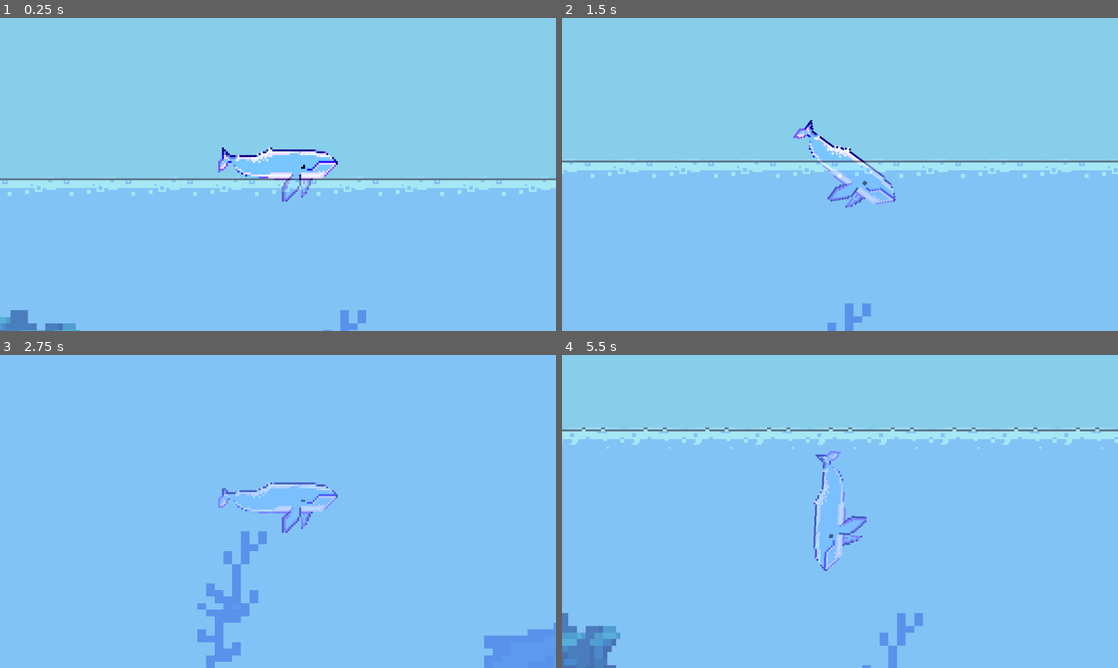
Above: before the commit, frames 1-4 (two rows, left to right).
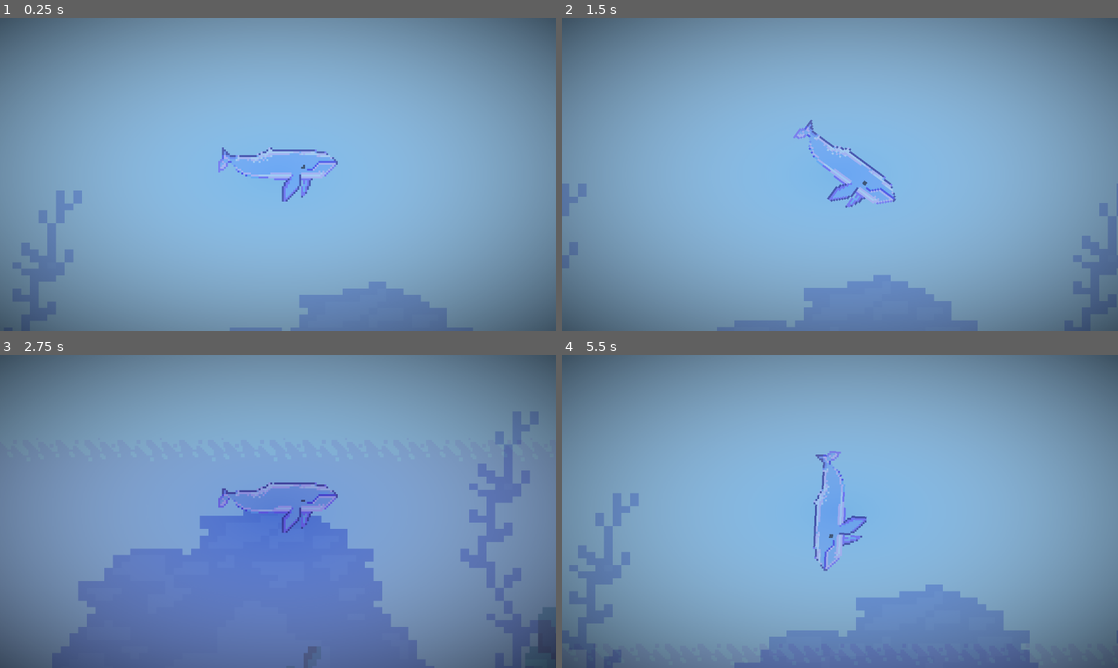
Above: after the commit, the same moments.

Repository: milana-94888u/revenge-of-the-deep
Game: Godot game, scene res://src/world/world.tscn
Same seed, same stepped clock (60 frames per second), same inputs: the game is played once before the commit and once after it.
Inputs:
- Up to frame 1 (0.25 s): no input
- Up to frame 2 (1.5 s): hold Right (ui_right) 0.53-1.28 s; hold Down (ui_down) from 1.28 s (still down)
- Up to frame 3 (2.75 s): release Down (ui_down) at 2.03 s; hold Right (ui_right) from 2.03 s (still down)
- Up to frame 4 (5.5 s): release Right (ui_right) at 2.78 s; hold Up (ui_up) 2.78-3.53 s; hold Left (ui_left) 3.53-5.03 s; hold Down (ui_down) from 5.03 s (still down)

The runs differ from the first frame. In frame 1, 84% of the frame differs, in the area x 0-100%, y 0-100%; in frame 2, 84%; in frame 3, 100%; in frame 4, 87%.

Commit message:
visual effects darkening

Diff:
--- a/project.godot
+++ b/project.godot
@@ -17,7 +17,6 @@
 
 [display]
 
-window/size/mode=3
 window/stretch/mode="viewport"
 
 [rendering]
--- a/src/whale/whale.gd
+++ b/src/whale/whale.gd
@@ -40,6 +40,7 @@
 
 
 func _physics_process(delta: float) -> void:
+	InputEventAction.new()
 	if input_direction:
 		accelerate(input_direction.normalized(), delta * physics_frames)
 	else:
--- /dev/null
+++ b/src/world/world.gd
@@ -0,0 +1,6 @@
+extends Node2D
+
+
+func _process(delta: float) -> void:
+	var depth := clampf($Whale.position.y, 0.0, 928.0) / 928.0
+	$DirectionalLight2D.energy = (1 - depth) * 2.0
--- a/src/world/world.tscn
+++ b/src/world/world.tscn
@@ -1,5 +1,6 @@
-[gd_scene load_steps=10 format=3 uid="uid://dg0dmwxqqnjh2"]
+[gd_scene load_steps=13 format=3 uid="uid://dg0dmwxqqnjh2"]
 
+[ext_resource type="Script" path="res://src/world/world.gd" id="1_aautu"]
 [ext_resource type="Texture2D" uid="uid://bngvqwqh6gaq" path="res://assets/tiles/water.png" id="1_b6be4"]
 [ext_resource type="Texture2D" uid="uid://dfjplg1h0bgys" path="res://assets/background/layers/far.png" id="1_qdo55"]
 [ext_resource type="Texture2D" uid="uid://djobq2fm5l7p5" path="res://assets/background/layers/foregound-merged.png" id="2_dgmhj"]
@@ -117,8 +118,21 @@
 terrain_set_1/terrain_0/color = Color(0.5, 0.34375, 0.25, 1)
 sources/0 = SubResource("TileSetAtlasSource_2w48e")
 
+[sub_resource type="Gradient" id="Gradient_l2eno"]
+colors = PackedColorArray(1, 1, 1, 0, 0, 0, 0, 0.752941)
+
+[sub_resource type="GradientTexture2D" id="GradientTexture2D_1c7ag"]
+gradient = SubResource("Gradient_l2eno")
+width = 1152
+height = 648
+fill = 1
+fill_from = Vector2(0.5, 0.5)
+fill_to = Vector2(0.9, 0.2)
+metadata/_snap_enabled = true
+
 [node name="World" type="Node2D"]
 texture_filter = 1
+script = ExtResource("1_aautu")
 
 [node name="ParallaxBackground" type="ParallaxBackground" parent="."]
 
@@ -166,8 +180,18 @@
 shadow_enabled = true
 
 [node name="CanvasModulate" type="CanvasModulate" parent="."]
-color = Color(0.332841, 0.257437, 0.40861, 1)
+color = Color(0.333333, 0.258824, 0.407843, 1)
 
 [node name="Whale" parent="." instance=ExtResource("2_wfaic")]
 z_index = -100
-position = Vector2(500, 0)
+position = Vector2(1236, 155)
+
+[node name="CanvasLayer" type="CanvasLayer" parent="."]
+
+[node name="TextureRect" type="TextureRect" parent="CanvasLayer"]
+offset_left = -345.6
+offset_top = -194.4
+offset_right = 806.4
+offset_bottom = 453.6
+scale = Vector2(1.6, 1.6)
+texture = SubResource("GradientTexture2D_1c7ag")
